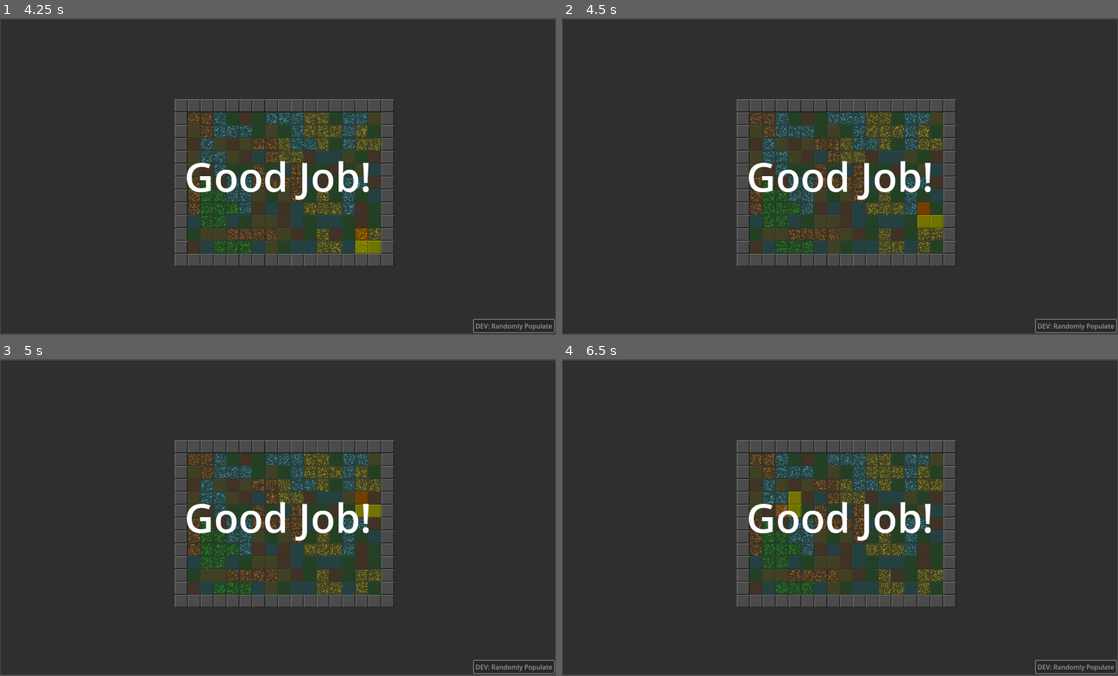
Above: before the commit, frames 1-4 (two rows, left to right).
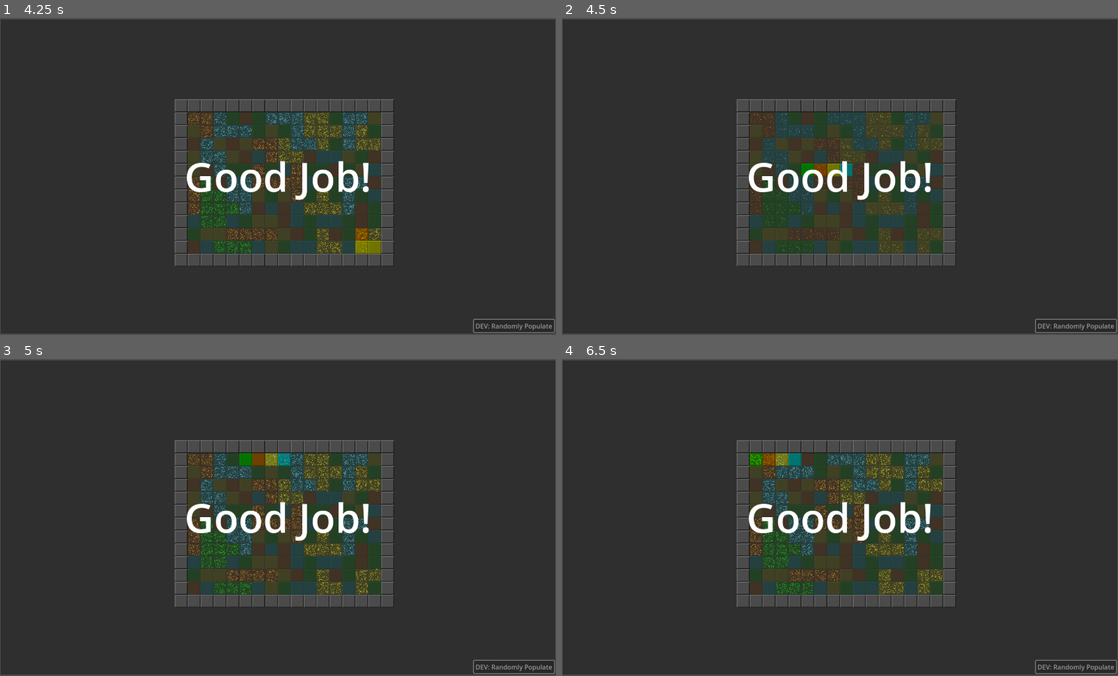
Above: after the commit, the same moments.

Repository: alexcolemandata/game-matcher
Game: Godot game, scene res://main.tscn
Two runs of this game, one before a commit and one after it. Both use one fixed random seed, a clock stepped at 60 frames per second and the inputs below. Sound files missing from this copy of the repository are replaced by a short silence.
Inputs:
- Up to frame 1 (4.25 s): click "Score" at 0.5 s; click "DEV: Randomly Populate" at 1.25 s; hold Right (right) 2.03-2.78 s; hold S (spawn piece) 2.03-2.78 s; hold Down (down) 2.78-3.53 s; tap A (rotate anticlockwise) at 2.85 s; tap S (spawn piece) at 3.05, 3.8 s; hold Right (right) from 3.53 s (still down); hold D (rotate clockwise) from 3.53 s (still down)
- Up to frame 2 (4.5 s): release Right (right) at 4.28 s; release D (rotate clockwise) at 4.28 s; hold Up (up) from 4.28 s (still down); tap S (spawn piece) at 4.35 s
- Up to frame 3 (5 s): keep holding Up (up)
- Up to frame 4 (6.5 s): release Up (up) at 5.03 s; hold S (spawn piece) 5.03-5.78 s; hold Left (left) from 5.03 s (still down); tap A (rotate anticlockwise) at 5.85 s; tap S (spawn piece) at 6.05 s

Frame 1 is identical in both runs. In frame 2, 2.3% of the frame differs, in the area x 33-69%, y 29-75%; in frame 3, 2.8%; in frame 4, 2.8%.

Commit message:
allow placing if color matches

Diff:
--- a/Board.gd
+++ b/Board.gd
@@ -76,10 +76,17 @@
 		rotate_clockwise()
 
 func is_piece_placable() -> bool:
-		for cell in get_piece_coords():
-			if placed_tiles.get_cell_tile_data(cell):
-				return false
-		return true
+	var piece_coords = get_piece_coords()
+	var piece_colors = get_layer_colors(active_piece)
+	for n in range(piece_coords.size()):
+		var piece_coord = piece_coords[n]
+		var piece_color = piece_colors[n]
+
+		var placed_color = placed_tiles.get_cell_atlas_coords(piece_coord)
+		if not ((placed_color == Vector2i(-1, -1)) or (placed_color == piece_color)):
+			return false
+
+	return true
 
 
 func input_handler(event_or_input) -> void:
